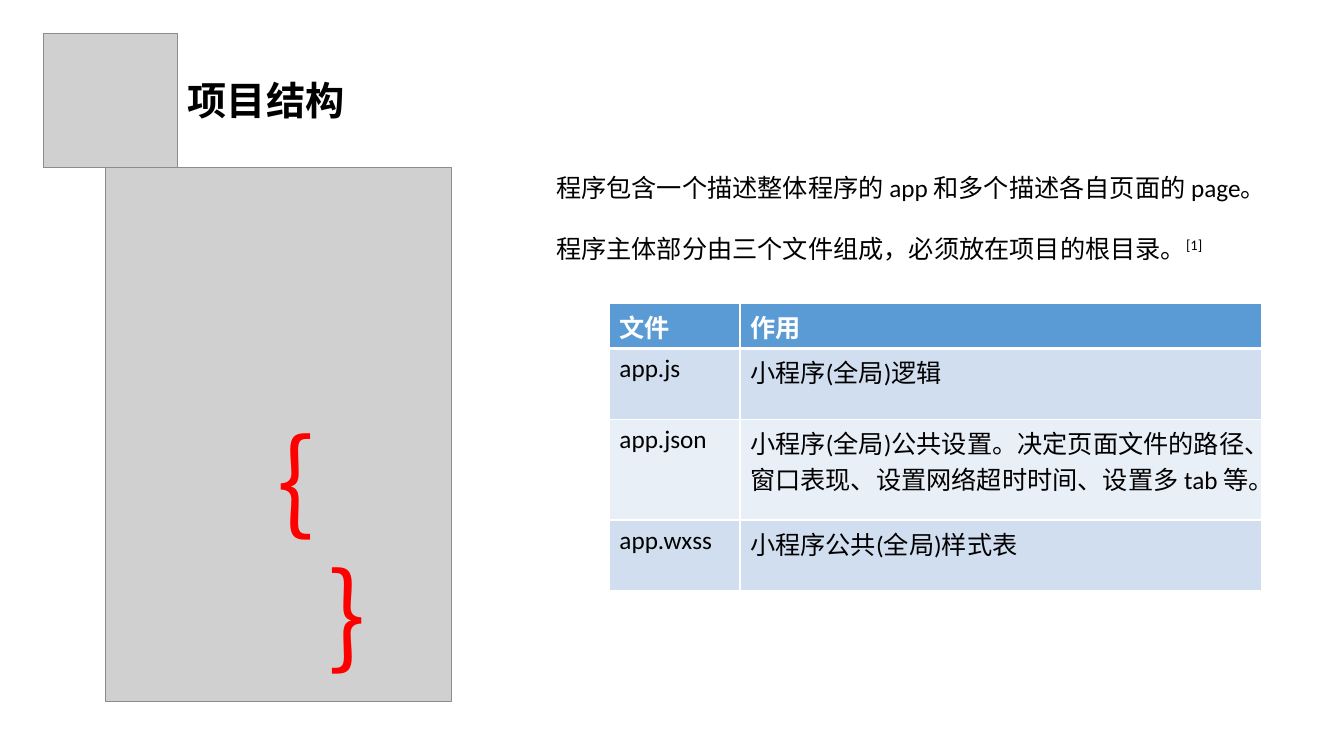
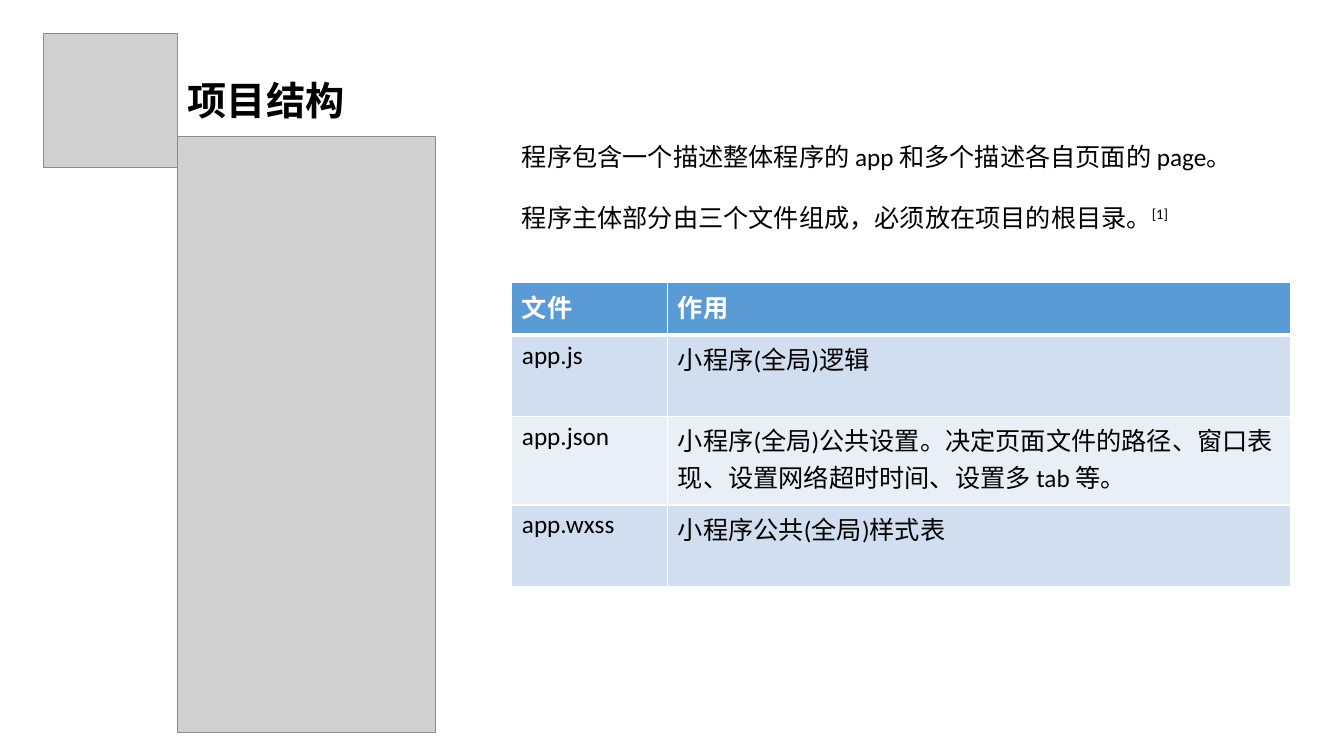
Before and after one commit to SE2020-G7/footprint, a slide deck: slide 5 of 评审PPT/实现/实现阶段.pptx. Drawn at 1344x756 pixels with LibreOffice and Linux fonts; fonts in the diff are those of the drawing; grey boxes stand for pictures. Boxes give left, top, right and bottom in pixels: in the first picture for what was removed or moved away, otherwise in the second. Text is boxed around its words. In the diff, an @@ line names an element or a change of style, - is before the commit and + after.

```diff
--- a/评审PPT/实现/实现阶段.pptx
+++ b/评审PPT/实现/实现阶段.pptx
@@ picture: place and size @@
-picture at <box>105,167,452,701</box>
+picture at <box>178,137,436,733</box>
@@ text "程序包含一个描述整体程序的 app 和多个描述各自页面的 page。": place and size @@
-text "程序包含一个描述整体程序的 app 和多个描述各自页面的 page。" at <box>556,175,1266,261</box>
+text "程序包含一个描述整体程序的 app 和多个描述各自页面的 page。" at <box>522,144,1232,230</box>
@@ table: place and size @@
-table at <box>610,303,1262,562</box>
+table at <box>512,282,1292,586</box>
@@ text removed at <box>107,412,451,559</box> @@
-｛ ｝
```
Also in this commit, not shown: 9 other slides changed, 2 slides added, 2 slides removed.
